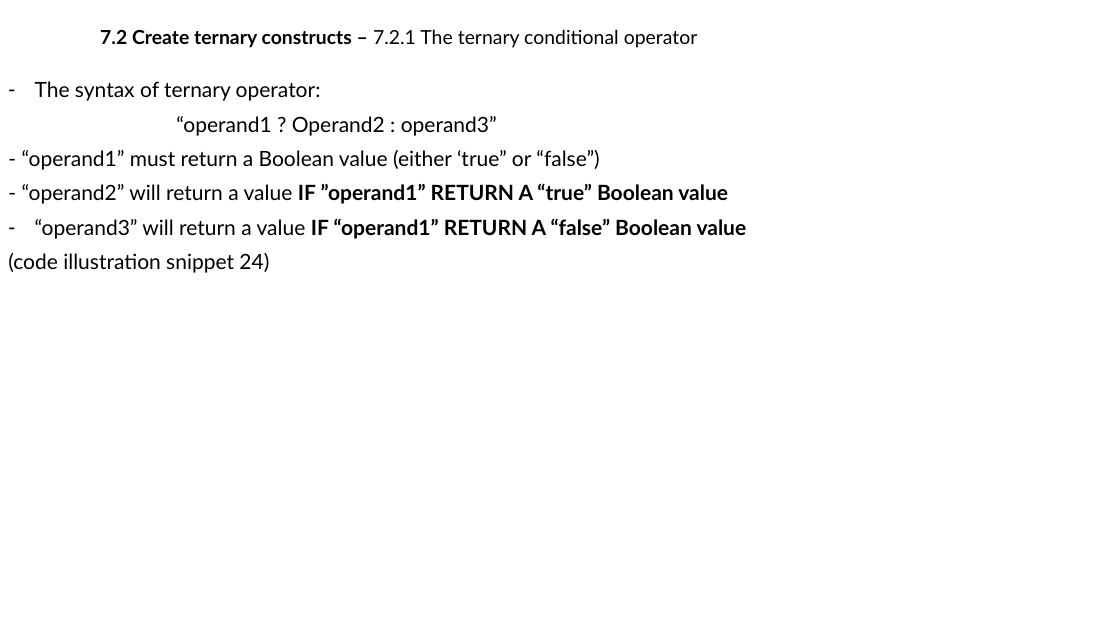
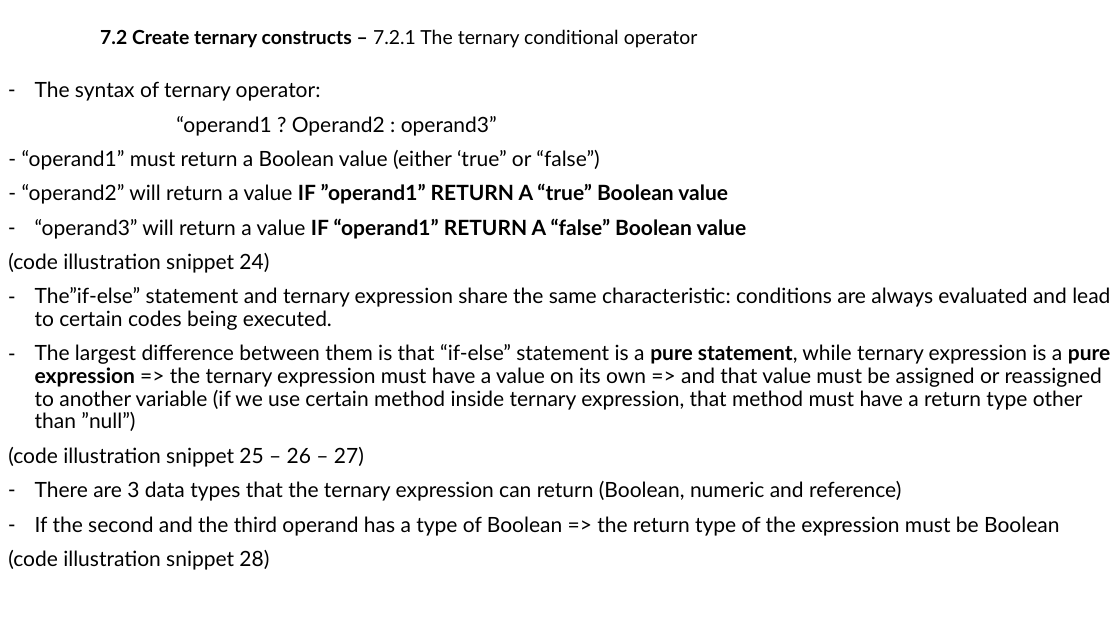
Before and after one commit to MaiDinhVinh/CS-Java, a slide deck: slide 4 of Java SE 8 Teaching Material/Chapter 7 - Using Decision Statement.pptx. Drawn at 1120x630 pixels with LibreOffice and Linux fonts; fonts in the diff are those of the drawing. Boxes give left, top, right and bottom in pixels: in the first picture for what was removed or moved away, otherwise in the second. Text is boxed around its words. In the diff, an @@ line names an element or a change of style, - is before the commit and + after.

```diff
--- a/Java SE 8 Teaching Material/Chapter 7 - Using Decision Statement.pptx
+++ b/Java SE 8 Teaching Material/Chapter 7 - Using Decision Statement.pptx
@@ text at [8, 287, 1111, 570]: paragraphs added @@
+– The”if-else” statement and ternary expression share the same characteristic: conditions are always evaluated and lead to certain codes being executed.
+– The largest difference between them is that “if-else” statement is a pure statement, while ternary expression is a pure expression => the ternary expression must have a value on its own => and that value must be assigned or reassigned to another variable (if we use certain method inside ternary expression, that method must have a return type other than ”null”)
+(code illustration snippet 25 – 26 – 27)
+– There are 3 data types that the ternary expression can return (Boolean, numeric and reference)
+– If the second and the third operand has a type of Boolean => the return type of the expression must be Boolean
+(code illustration snippet 28)
```
Also in this commit, not shown: 3 slides added.
